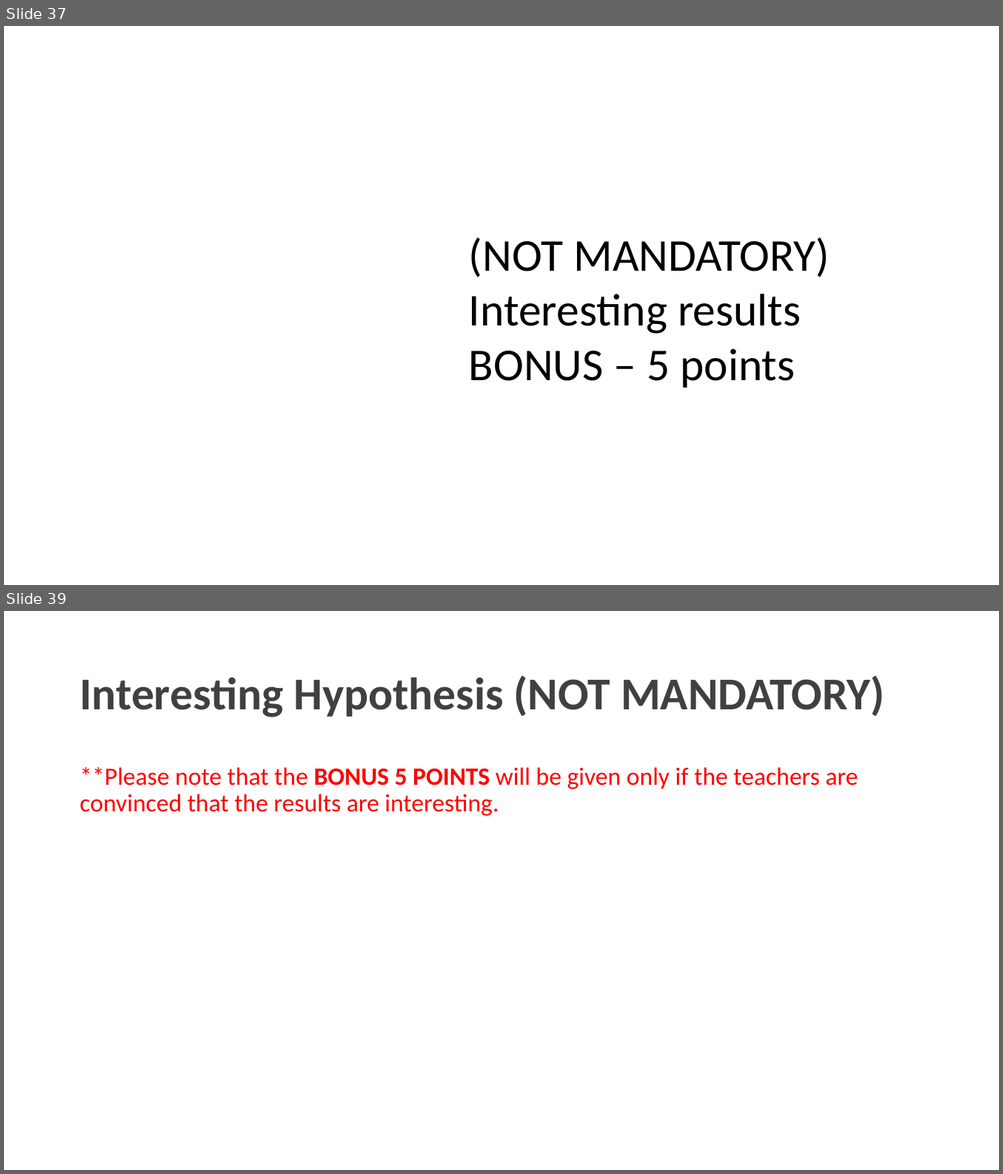
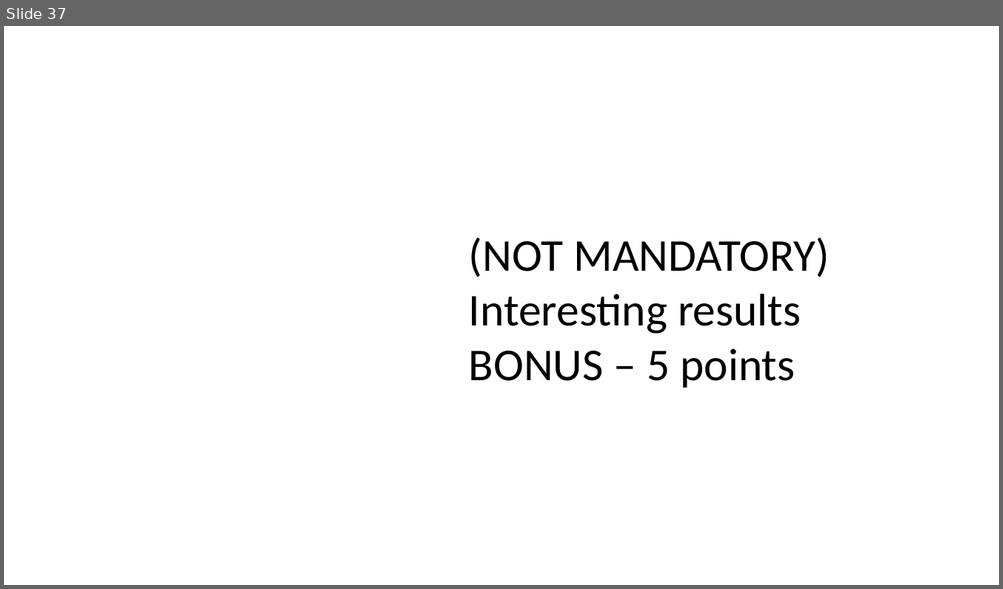
Before and after one commit to charlesyifanli/python_and_data, a slide deck: mini_project/SCSE 24 Mini-project presentation (Group No. ##).pptx. Shown one above the other, each under a label of ours: slides 37 and 39 before the commit, slide 37 after it; the slides between them are not shown. The pictures are 1003x1174 and 1003x589 pixels, drawn with LibreOffice and Linux fonts; fonts in the diff are those of the drawing; background and template pictures are left out. Boxes give left, top, right and bottom in pixels: in the first picture for what was removed or moved away, otherwise in the second. Text is boxed around its words. In the diff, an @@ line names an element or a change of style, - is before the commit and + after.

```diff
--- a/mini_project/SCSE 24 Mini-project presentation (Group No. ##).pptx
+++ b/mini_project/SCSE 24 Mini-project presentation (Group No. ##).pptx
@@ slide 39 removed at [4,611,999,1170], background #FFFFFF @@
@@ title removed at [79,675,885,718] @@
-Interesting Hypothesis (NOT MANDATORY)
@@ text removed at [79,767,858,816] @@
-**Please note that the BONUS 5 POINTS will be given only if the teachers are convinced that the results are interesting.
```
Also in this commit, not shown: 1 slide changed, 4 slides added, 2 other slides removed, 1 other file.
